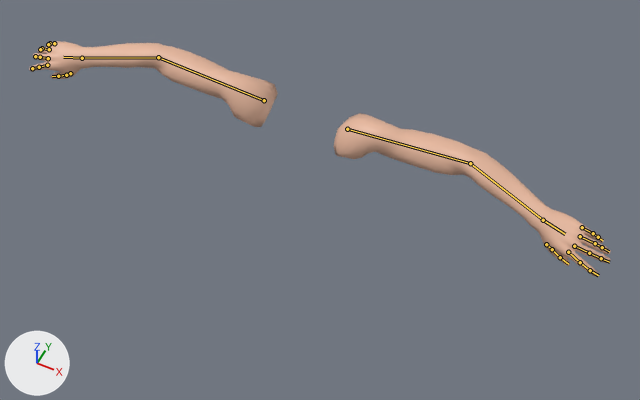
An edit to the glTF model hands.glb, drawn before and after from the same camera.
The view is the same before and after, from a 50 mm camera at (0.861, -1.554, 2.84) aimed at (0.186, -0.204, 1.153). The lights are fixed; the arrows at lower left show +X, +Y and +Z. The first picture is the older version. The bones that bend it are drawn over the model as lines.

In view in the first picture: 'Man.004'.
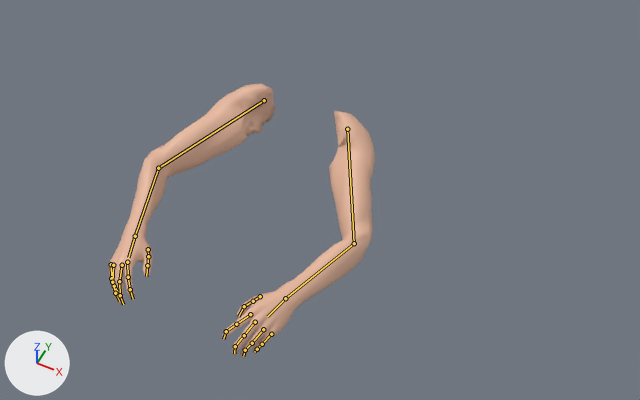
The newer file adds an action. The first version stands in its rest pose; the second is drawn at frame 7 of the action 'invent_close'.

Pixel boxes [x1, y1, x2, y2] of what changed, in the pictures (640 x 400 px):
```json
{"object": "Man.004", "change": "posed", "before": [29, 41, 611, 277], "after": [108, 83, 375, 358], "on screen": "54% narrower, 16% taller"}
{"bone": "LeftUpperArm", "before": "(347, 129) to (470, 163)", "after": "(347, 129) to (354, 243)"}
{"bone": "LeftLowerArm", "before": "(470, 163) to (543, 220)", "after": "(354, 243) to (285, 298)"}
{"bone": "LeftThumbDistal", "before": "(560, 257) to (568, 264)", "after": "(244, 306) to (238, 316)"}
{"bone": "LeftIndexDistal", "before": "(598, 237) to (602, 240)", "after": "(257, 349) to (254, 352)"}
{"bone": "LeftMiddleDistal", "before": "(602, 247) to (609, 251)", "after": "(245, 350) to (243, 356)"}
{"bone": "LeftRingDistal", "before": "(601, 258) to (609, 262)", "after": "(235, 346) to (234, 353)"}
{"bone": "LeftLittleIntermediate", "before": "(580, 262) to (590, 270)", "after": "(236, 324) to (226, 331)"}
{"bone": "LeftLittleDistal", "before": "(590, 270) to (598, 275)", "after": "(226, 331) to (223, 339)"}
{"bone": "RightUpperArm", "before": "(264, 100) to (158, 57)", "after": "(264, 100) to (158, 168)"}
{"bone": "RightLowerArm", "before": "(158, 57) to (82, 58)", "after": "(158, 168) to (135, 236)"}
{"bone": "RightIndexDistal", "before": "(48, 44) to (47, 46)", "after": "(114, 286) to (117, 291)"}
{"bone": "RightMiddleDistal", "before": "(40, 49) to (40, 50)", "after": "(115, 293) to (119, 301)"}
{"bone": "RightRingDistal", "before": "(35, 56) to (35, 57)", "after": "(120, 295) to (123, 304)"}
{"bone": "RightLittleIntermediate", "before": "(39, 67) to (32, 68)", "after": "(128, 277) to (130, 289)"}
{"bone": "RightLittleDistal", "before": "(32, 68) to (30, 69)", "after": "(130, 289) to (133, 299)"}
```

Edits to the scene script, one JSON object a line:
```json
{"block": "bone_leftupperarm", "where": "bone_leftupperarm = bpy.data.objects['UnityRig_Metarig'].pose.bones['LeftUpperArm']"}
{"op": "set", "path": "bone_leftupperarm.rotation_quaternion", "old": "(1.0, 0.0, 0.0, 0.0)", "new": "(-0.545, 0.477, 0.651, 0.226)", "note": "degrees (0, 0, 0) -> degrees (37, -112, -98)"}
{"block": "bone_leftlowerarm", "where": "bone_leftlowerarm = bpy.data.objects['UnityRig_Metarig'].pose.bones['LeftLowerArm']  # child of 'LeftUpperArm'"}
{"op": "set", "path": "bone_leftlowerarm.rotation_quaternion", "old": "(1.0, 0.0, 0.0, 0.0)", "new": "(0.89, -0.363, 0.264, 0.082)", "note": "degrees (0, 0, 0) -> degrees (-45, 32, -3)"}
{"block": "bone_leftthumbdistal", "where": "bone_leftthumbdistal = bpy.data.objects['UnityRig_Metarig'].pose.bones['LeftThumbDistal']  # child of 'LeftThumbIntermediate'"}
{"op": "set", "path": "bone_leftthumbdistal.rotation_quaternion", "old": "(1.0, 0.0, 0.0, 0.0)", "new": "(0.975, 0.175, -0.099, 0.099)", "note": "degrees (0, 0, 0) -> degrees (19, -13, 9)"}
{"block": "bone_leftindexdistal", "where": "bone_leftindexdistal = bpy.data.objects['UnityRig_Metarig'].pose.bones['LeftIndexDistal']  # child of 'LeftIndexIntermediate'"}
{"op": "set", "path": "bone_leftindexdistal.rotation_quaternion", "old": "(1.0, 0.0, 0.0, 0.0)", "new": "(0.964, -0.147, 0.112, 0.193)", "note": "degrees (0, 0, 0) -> degrees (-14, 16, 21)"}
{"block": "bone_leftmiddledistal", "where": "bone_leftmiddledistal = bpy.data.objects['UnityRig_Metarig'].pose.bones['LeftMiddleDistal']  # child of 'LeftMiddleIntermediate'"}
{"op": "set", "path": "bone_leftmiddledistal.rotation_quaternion", "old": "(1.0, 0.0, 0.0, 0.0)", "new": "(0.964, -0.119, 0.138, 0.195)", "note": "degrees (0, 0, 0) -> degrees (-11, 18, 21)"}
{"block": "bone_leftringdistal", "where": "bone_leftringdistal = bpy.data.objects['UnityRig_Metarig'].pose.bones['LeftRingDistal']  # child of 'LeftRingIntermediate'"}
{"op": "set", "path": "bone_leftringdistal.rotation_quaternion", "old": "(1.0, 0.0, 0.0, 0.0)", "new": "(0.961, -0.087, 0.148, 0.216)", "note": "degrees (0, 0, 0) -> degrees (-6, 19, 24)"}
{"block": "bone_leftlittleintermediate", "where": "bone_leftlittleintermediate = bpy.data.objects['UnityRig_Metarig'].pose.bones['LeftLittleIntermediate']  # child of 'LeftLittleProximal'"}
{"op": "set", "path": "bone_leftlittleintermediate.rotation_quaternion", "old": "(1.0, 0.0, 0.0, 0.0)", "new": "(0.998, -0.041, 0.044, 0.025)", "note": "degrees (0, 0, 0) -> degrees (-5, 5, 3)"}
{"block": "bone_leftlittledistal", "where": "bone_leftlittledistal = bpy.data.objects['UnityRig_Metarig'].pose.bones['LeftLittleDistal']  # child of 'LeftLittleIntermediate'"}
{"op": "set", "path": "bone_leftlittledistal.rotation_quaternion", "old": "(1.0, 0.0, 0.0, 0.0)", "new": "(0.942, -0.11, 0.274, 0.16)", "note": "degrees (0, 0, 0) -> degrees (-8, 33, 17)"}
{"block": "bone_rightupperarm", "where": "bone_rightupperarm = bpy.data.objects['UnityRig_Metarig'].pose.bones['RightUpperArm']"}
{"op": "set", "path": "bone_rightupperarm.rotation_quaternion", "old": "(1.0, 0.0, 0.0, 0.0)", "new": "(-0.545, 0.477, -0.651, -0.226)", "note": "degrees (0, 0, 0) -> degrees (37, 112, 98)"}
{"block": "bone_rightlowerarm", "where": "bone_rightlowerarm = bpy.data.objects['UnityRig_Metarig'].pose.bones['RightLowerArm']  # child of 'RightUpperArm'"}
{"op": "set", "path": "bone_rightlowerarm.rotation_quaternion", "old": "(1.0, 0.0, 0.0, 0.0)", "new": "(0.89, -0.363, -0.264, -0.082)", "note": "degrees (0, 0, 0) -> degrees (-45, -32, 3)"}
{"block": "bone_rightindexdistal", "where": "bone_rightindexdistal = bpy.data.objects['UnityRig_Metarig'].pose.bones['RightIndexDistal']  # child of 'RightIndexIntermediate'"}
{"op": "set", "path": "bone_rightindexdistal.rotation_quaternion", "old": "(1.0, 0.0, 0.0, 0.0)", "new": "(0.964, -0.147, -0.112, -0.193)", "note": "degrees (0, 0, 0) -> degrees (-14, -16, -21)"}
{"block": "bone_rightmiddledistal", "where": "bone_rightmiddledistal = bpy.data.objects['UnityRig_Metarig'].pose.bones['RightMiddleDistal']  # child of 'RightMiddleIntermediate'"}
{"op": "set", "path": "bone_rightmiddledistal.rotation_quaternion", "old": "(1.0, 0.0, 0.0, 0.0)", "new": "(0.964, -0.119, -0.138, -0.195)", "note": "degrees (0, 0, 0) -> degrees (-11, -18, -21)"}
{"block": "bone_rightringdistal", "where": "bone_rightringdistal = bpy.data.objects['UnityRig_Metarig'].pose.bones['RightRingDistal']  # child of 'RightRingIntermediate'"}
{"op": "set", "path": "bone_rightringdistal.rotation_quaternion", "old": "(1.0, 0.0, 0.0, 0.0)", "new": "(0.961, -0.087, -0.148, -0.216)", "note": "degrees (0, 0, 0) -> degrees (-6, -19, -24)"}
{"block": "bone_rightlittleintermediate", "where": "bone_rightlittleintermediate = bpy.data.objects['UnityRig_Metarig'].pose.bones['RightLittleIntermediate']  # child of 'RightLittleProximal'"}
{"op": "set", "path": "bone_rightlittleintermediate.rotation_quaternion", "old": "(1.0, 0.0, 0.0, 0.0)", "new": "(0.998, -0.041, -0.044, -0.025)", "note": "degrees (0, 0, 0) -> degrees (-5, -5, -3)"}
{"block": "bone_rightlittledistal", "where": "bone_rightlittledistal = bpy.data.objects['UnityRig_Metarig'].pose.bones['RightLittleDistal']  # child of 'RightLittleIntermediate'"}
{"op": "set", "path": "bone_rightlittledistal.rotation_quaternion", "old": "(1.0, 0.0, 0.0, 0.0)", "new": "(0.942, -0.11, -0.274, -0.16)", "note": "degrees (0, 0, 0) -> degrees (-8, -33, -17)"}
```
